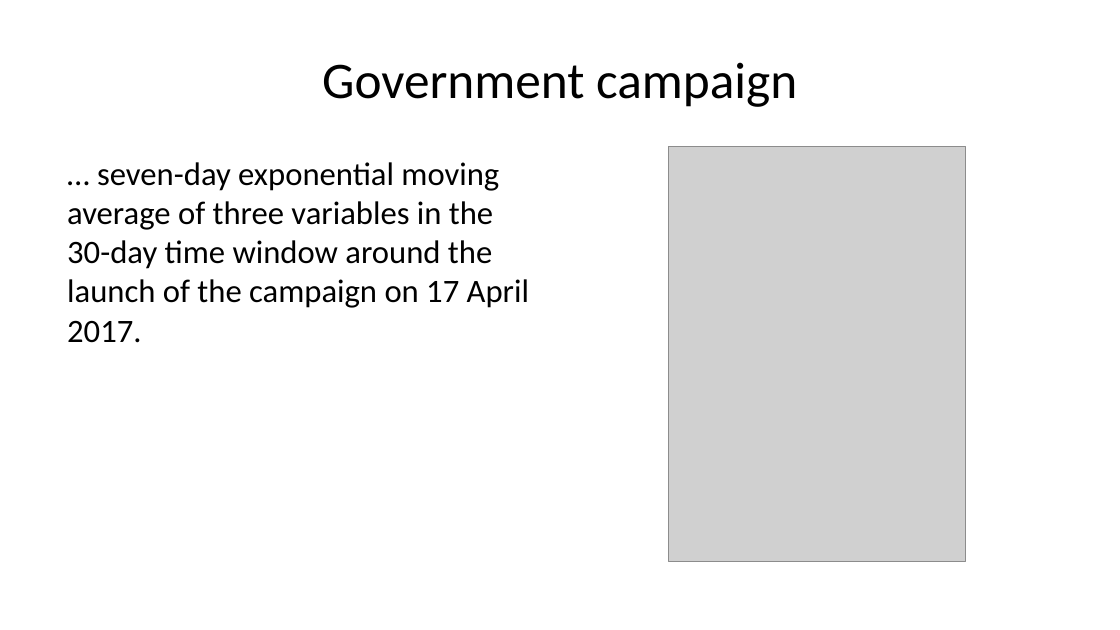
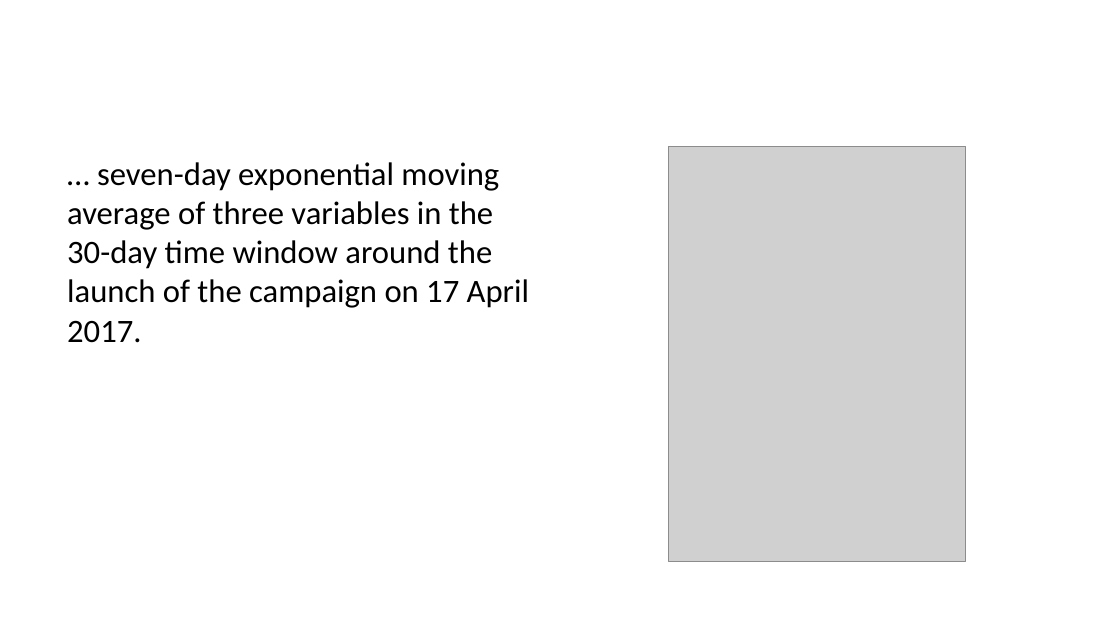
Before and after one commit to danielcapistrano/cfi_redistribution, a slide deck: slide 26 of docs/presentation.pptx (slide 23 before the commit). Drawn at 1120x630 pixels with LibreOffice and Linux fonts; fonts in the diff are those of the drawing; grey boxes stand for pictures. Boxes give left, top, right and bottom in pixels: in the first picture for what was removed or moved away, otherwise in the second. Text is boxed around its words. In the diff, an @@ line names an element or a change of style, - is before the commit and + after.

```diff
--- a/docs/presentation.pptx
+++ b/docs/presentation.pptx
@@ title removed at (x1=322, y1=62, x2=797, y2=107) @@
-Government campaign
```
Also in this commit, not shown: 13 other slides changed, 14 slides added, 11 slides removed, 41 other files.
